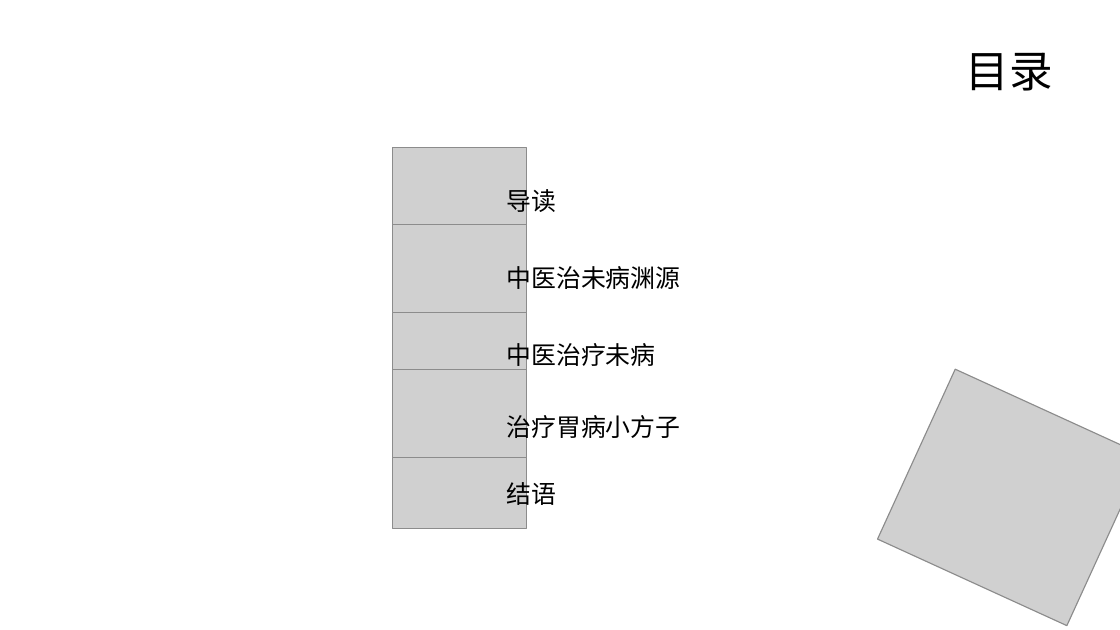
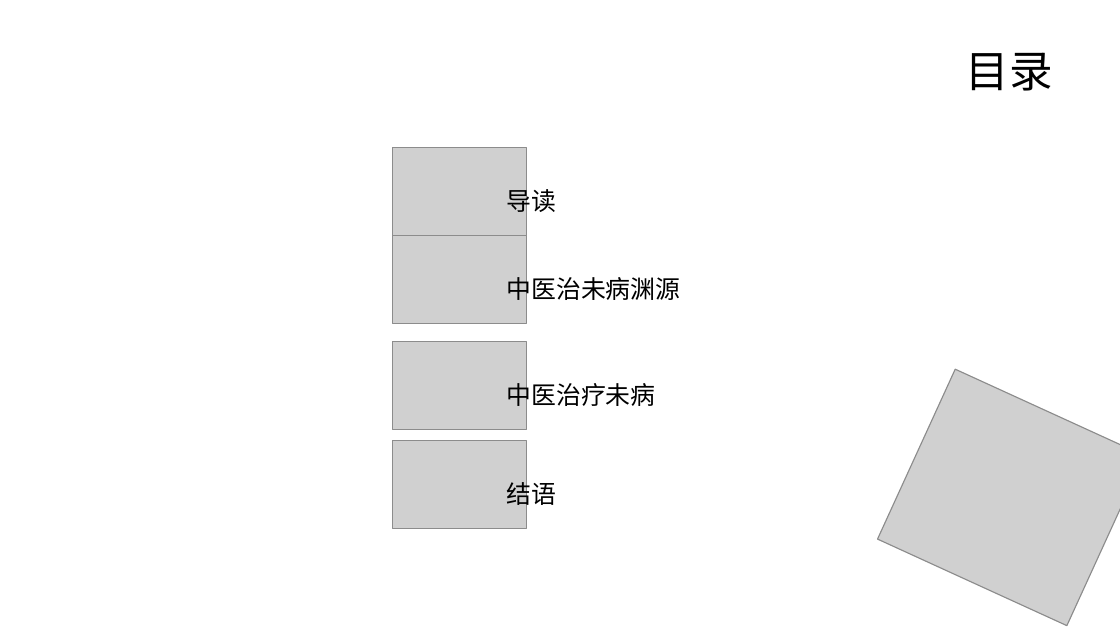
Before and after one commit to sdaulldd/PersonalWork, a slide deck: slide 2 of Document/中国风ppt模板-中医营养.pptx. Drawn at 1120x630 pixels with LibreOffice and Linux fonts; fonts in the diff are those of the drawing; grey boxes stand for pictures; background and template pictures are left out. Boxes give left, top, right and bottom in pixels: in the first picture for what was removed or moved away, otherwise in the second. Text is boxed around its words. In the diff, an @@ line names an element or a change of style, - is before the commit and + after.

```diff
--- a/Document/中国风ppt模板-中医营养.pptx
+++ b/Document/中国风ppt模板-中医营养.pptx
@@ picture: place and size @@
-picture at box(392, 225, 526, 314)
+picture at box(392, 235, 526, 324)
@@ text "中医治未病渊源": place and size @@
-text "中医治未病渊源" at box(507, 262, 681, 294)
+text "中医治未病渊源" at box(507, 273, 681, 305)
@@ picture: place and size @@
-picture at box(392, 301, 526, 390)
+picture at box(392, 342, 526, 430)
@@ picture removed at box(392, 370, 526, 458) @@
@@ text "中医治疗未病": place and size @@
-text "中医治疗未病" at box(507, 339, 656, 371)
+text "中医治疗未病" at box(507, 379, 656, 411)
@@ text removed at box(507, 411, 681, 443) @@
-治疗胃病小方子
```
Also in this commit, not shown: 2 other slides changed, 8 slides added, 5 slides removed.
